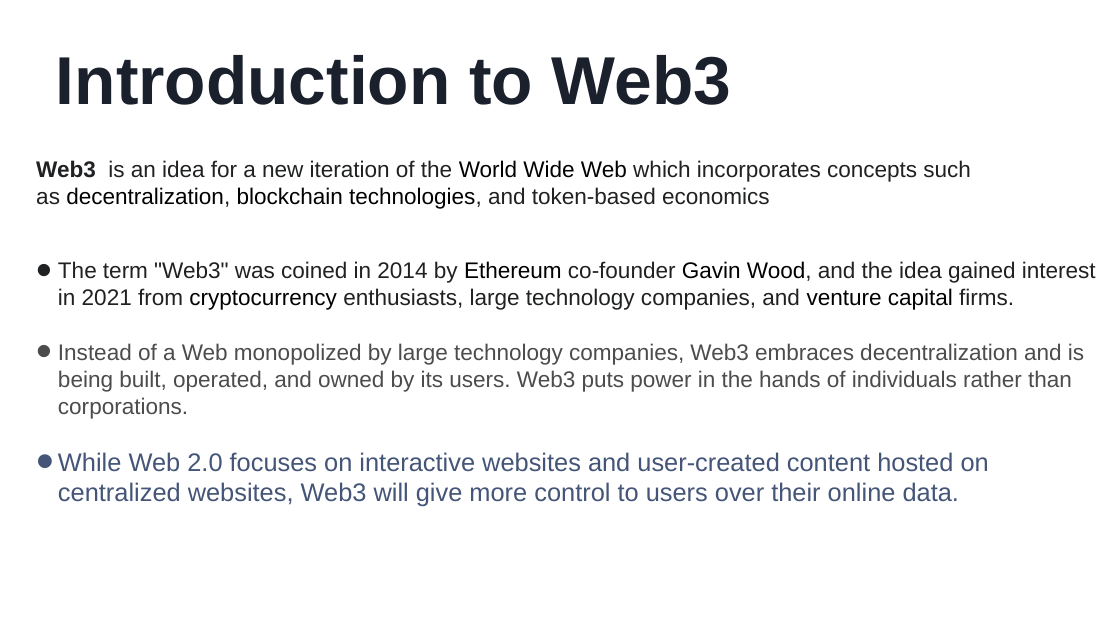
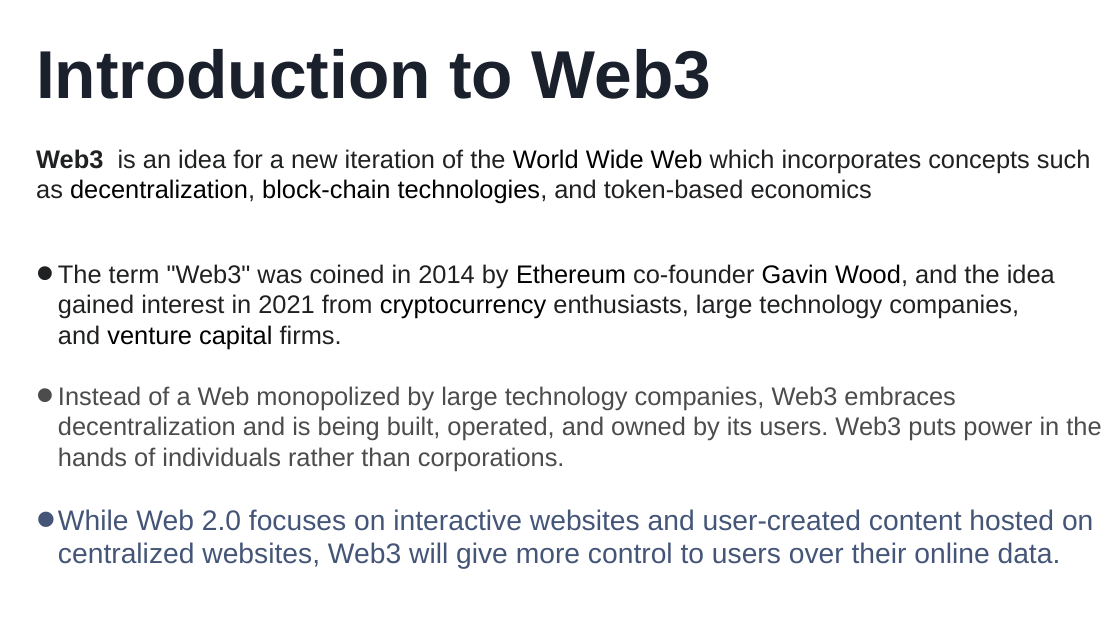
Before and after one commit to kainatquaderee/presentation, a slide deck: slide 4 of kainat quaderee - khaled karim.pptx (slide 2 before the commit). Drawn at 1120x630 pixels with LibreOffice and Linux fonts; fonts in the diff are those of the drawing. Boxes give left, top, right and bottom in pixels: in the first picture for what was removed or moved away, otherwise in the second. Text is boxed around its words. In the diff, an @@ line names an element or a change of style, - is before the commit and + after.

```diff
--- a/kainat quaderee - khaled karim.pptx
+++ b/kainat quaderee - khaled karim.pptx
@@ title "Introduction to Web3": place and size @@
-title "Introduction to Web3" at [56, 55, 731, 105]
+title "Introduction to Web3" at [36, 49, 711, 99]
@@ subtitle at [36, 149, 1091, 204]: text changed; size 16 to 18 pt @@
-Web3 is an idea for a new iteration of the World Wide Web which incorporates concepts such as decentralization, blockchain technologies, and token-based economics
+Web3 is an idea for a new iteration of the World Wide Web which incorporates concepts such as decentralization, block-chain technologies, and token-based economics
@@ subtitle at [58, 264, 1101, 569]: size 16 to 18 pt in "The term "Web3" was coined in 2014 ...", "Instead of a Web monopolized by large ..."; size 18 to 20 pt in "While Web 2.0 focuses on interactive websites ..." @@
```
Also in this commit, not shown: 2 other slides changed, 4 slides added, 2 slides removed.
